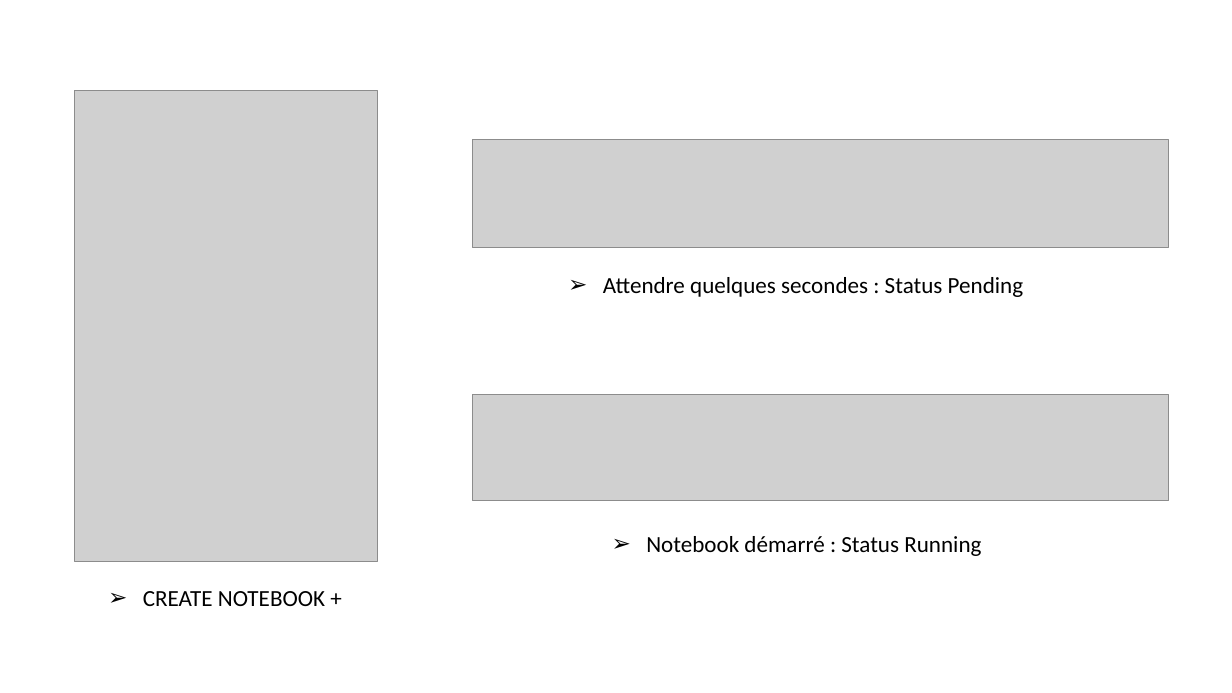
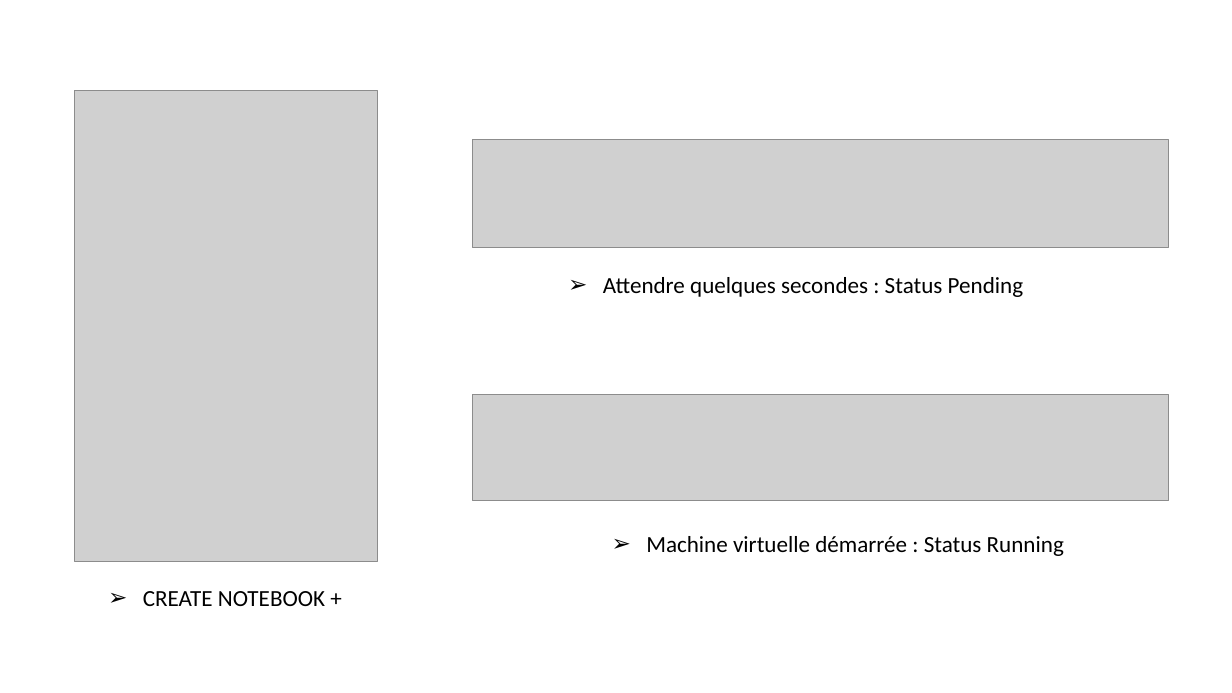
Before and after one commit to laurentprudhon/cours-deeplearning-2020, a slide deck: slide 8 of slides/00_environnement.pptx. Drawn at 1232x693 pixels with LibreOffice and Linux fonts; fonts in the diff are those of the drawing; grey boxes stand for pictures. Boxes give left, top, right and bottom in pixels: in the first picture for what was removed or moved away, otherwise in the second. Text is boxed around its words. In the diff, an @@ line names an element or a change of style, - is before the commit and + after.

```diff
--- a/slides/00_environnement.pptx
+++ b/slides/00_environnement.pptx
@@ text at [646,536,1064,556]: text changed @@
-➢ Notebook démarré : Status Running
+➢ Machine virtuelle démarrée : Status Running
```
Also in this commit, not shown: 8 other slides changed, 6 slides added, 7 slides removed.
